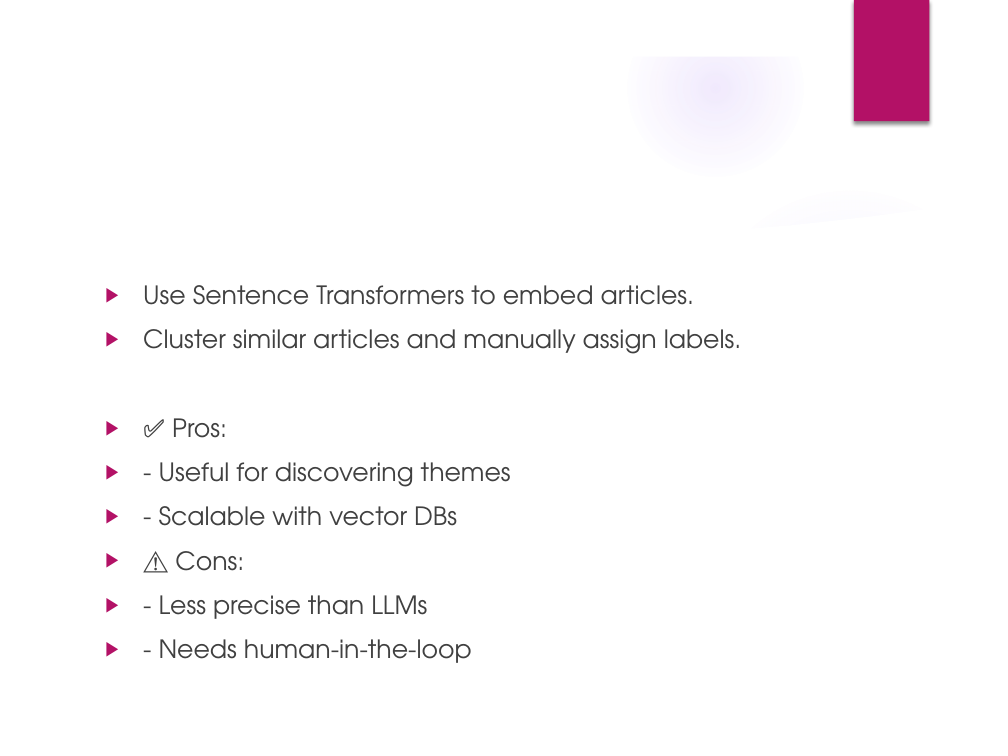
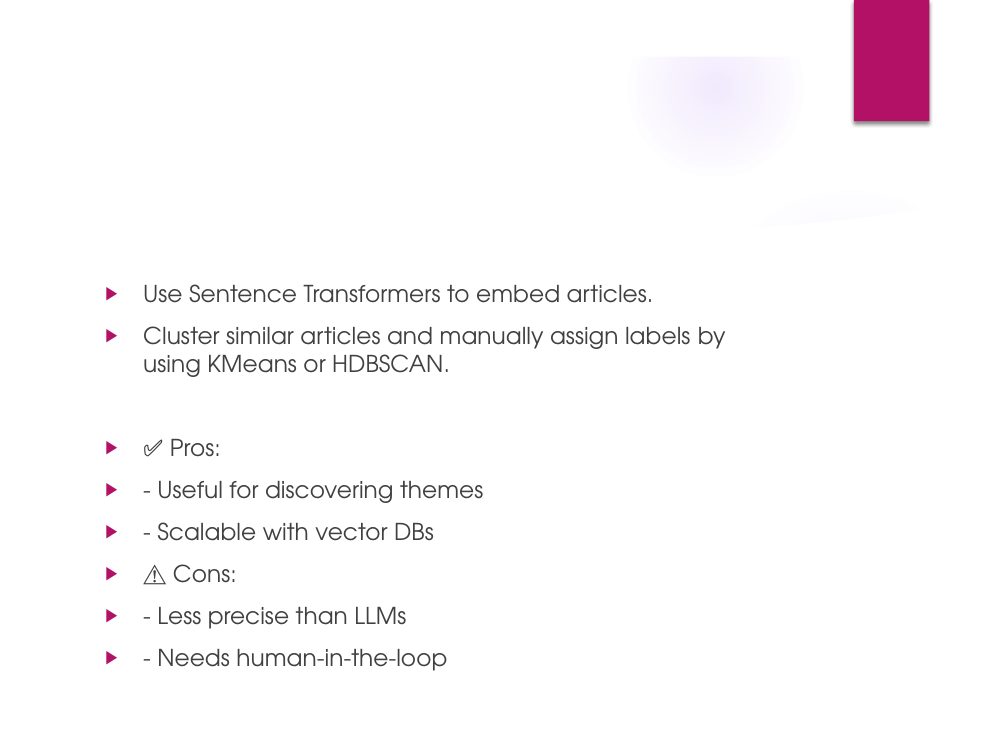
Before and after one commit to ChooseAddress2024/DBS, a slide deck: slide 10 of DBS_Assessment_Final.pptx. Drawn at 1008x756 pixels with LibreOffice and Linux fonts; fonts in the diff are those of the drawing; background and template pictures are left out. Boxes give left, top, right and bottom in pixels: in the first picture for what was removed or moved away, otherwise in the second. Text is boxed around its words. In the diff, an @@ line names an element or a change of style, - is before the commit and + after.

```diff
--- a/DBS_Assessment_Final.pptx
+++ b/DBS_Assessment_Final.pptx
@@ text at [143,284,654,671]: size 18 to 16.6 pt in "Use Sentence Transformers to embed articles.", "✅ Pros:", "- Useful for discovering themes", "- Scalable with vector DBs" and 3 more places @@
@@ text at [143,326,726,377]: text changed; size 18 to 16.6 pt @@
-▶ Cluster similar articles and manually assign labels.
+▶ Cluster similar articles and manually assign labels by using KMeans or HDBSCAN.
```
Also in this commit, not shown: 1 other slide changed, 4 other files.
